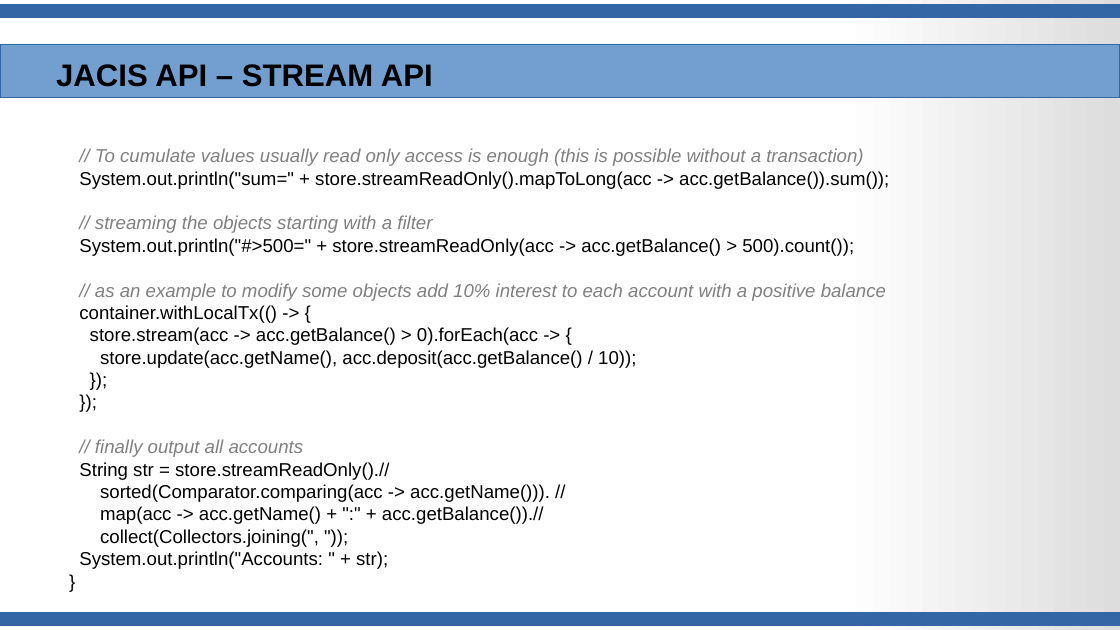
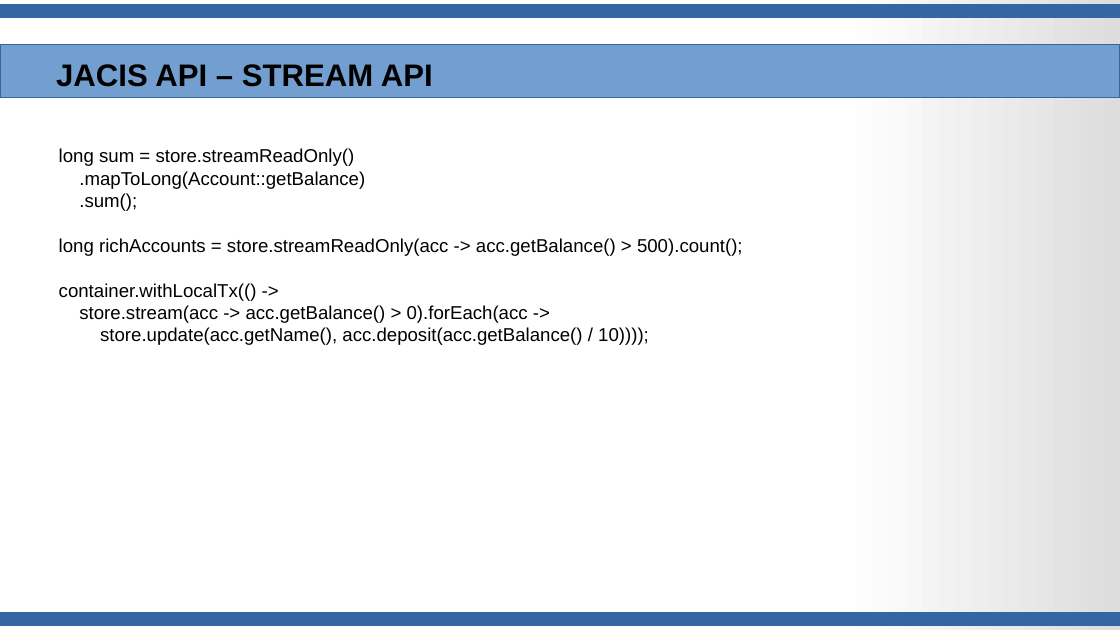
Before and after one commit to JanWiemer/jacis, a slide deck: slide 41 of doc/JACIS-Presentation.odp. Drawn at 1120x630 pixels with LibreOffice and Linux fonts; fonts in the diff are those of the drawing. Boxes give left, top, right and bottom in pixels: in the first picture for what was removed or moved away, otherwise in the second. Text is boxed around its words. In the diff, an @@ line names an element or a change of style, - is before the commit and + after.

```diff
--- a/doc/JACIS-Presentation.odp
+++ b/doc/JACIS-Presentation.odp
@@ text at <box>59,148,743,345</box>: text changed @@
-// To cumulate values usually read only access is enough (this is possible without a transaction)
-System.out.println("sum=" + store.streamReadOnly().mapToLong(acc -> acc.getBalance()).sum());
-// streaming the objects starting with a filter
-System.out.println("#>500=" + store.streamReadOnly(acc -> acc.getBalance() > 500).count());
-// as an example to modify some objects add 10% interest to each account with a positive balance
-container.withLocalTx(() -> {
-store.stream(acc -> acc.getBalance() > 0).forEach(acc -> {
-store.update(acc.getName(), acc.deposit(acc.getBalance() / 10));
-});
-});
-// finally output all accounts
-String str = store.streamReadOnly().//
-sorted(Comparator.comparing(acc -> acc.getName())). //
-map(acc -> acc.getName() + ":" + acc.getBalance()).//
-collect(Collectors.joining(", "));
-System.out.println("Accounts: " + str);
-}
+long sum = store.streamReadOnly()
+.mapToLong(Account::getBalance)
+.sum();
+long richAccounts = store.streamReadOnly(acc -> acc.getBalance() > 500).count();
+container.withLocalTx(() ->
+store.stream(acc -> acc.getBalance() > 0).forEach(acc ->
+store.update(acc.getName(), acc.deposit(acc.getBalance() / 10))));
```
Also in this commit, not shown: 20 other slides changed, 1 other file.
